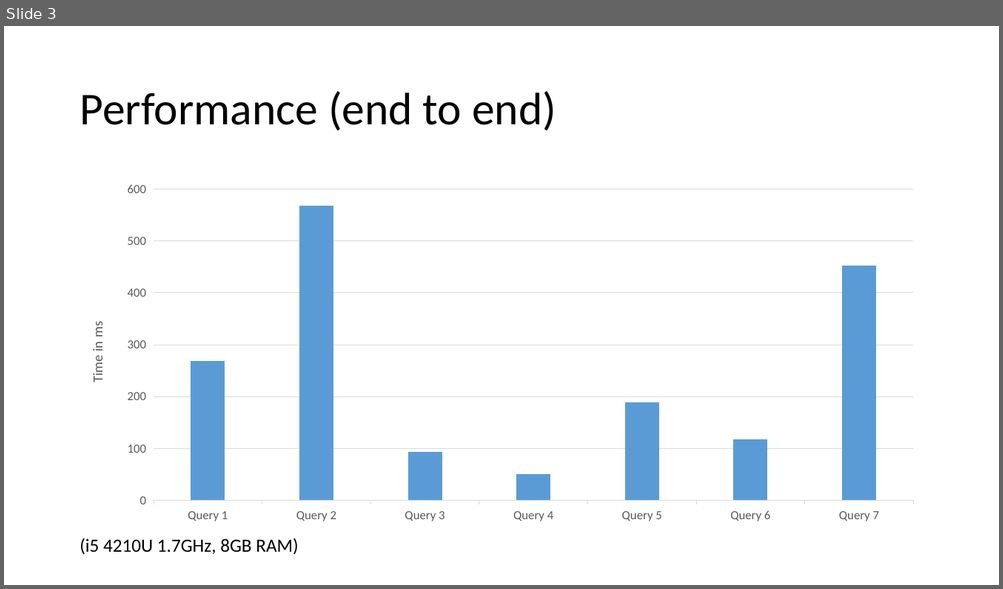
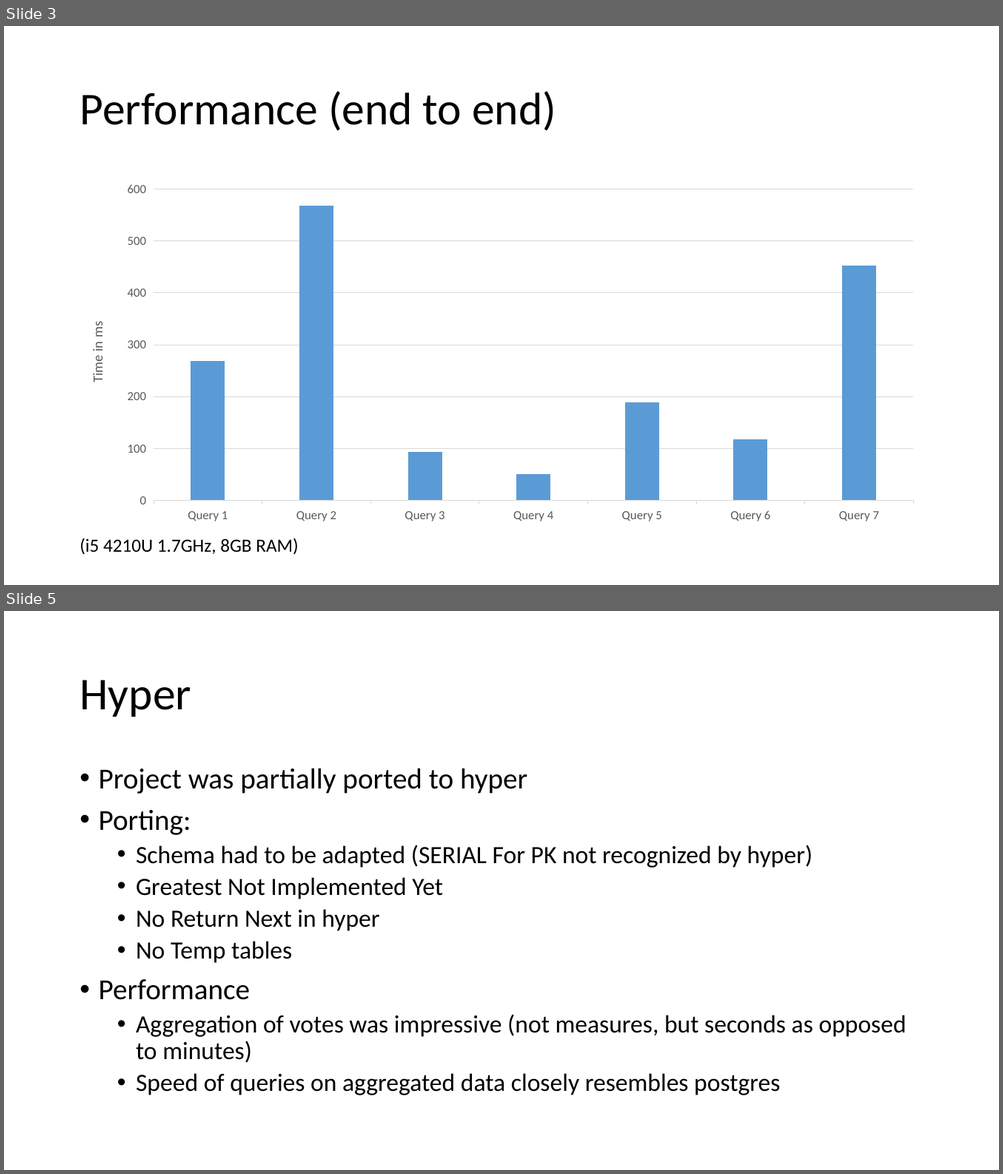
Before and after one commit to lukasvogel/wahlsystem, a slide deck: Acceptance Test.pptx. Shown one above the other, each under a label of ours: slide 3 before the commit, slides 3 and 5 after it; the slides between them are not shown. The pictures are 1003x589 and 1003x1174 pixels, drawn with LibreOffice and Linux fonts; fonts in the diff are those of the drawing. Boxes give left, top, right and bottom in pixels: in the first picture for what was removed or moved away, otherwise in the second. Text is boxed around its words. In the diff, an @@ line names an element or a change of style, - is before the commit and + after.

Commit message:
added presentation for wahl and hyper

```diff
--- a/Acceptance Test.pptx
+++ b/Acceptance Test.pptx
@@ slide 5 added at (4,611,999,1170), background #FFFFFF @@
@@ title added at (79,680,191,717), 44 pt, text #000000 @@
+Hyper
@@ text added at (99,768,906,1096), 24 pt, text #000000 @@
+• Project was partially ported to hyper
+• Porting:
+  • Schema had to be adapted (SERIAL For PK not recognized by hyper)
+  • Greatest Not Implemented Yet
+  • No Return Next in hyper
+  • No Temp tables
+• Performance
+  • Aggregation of votes was impressive (not measures, but seconds as opposed to minutes)
+  • Speed of queries on aggregated data closely resembles postgres
```
Also in this commit, not shown: 1 other slide added.
